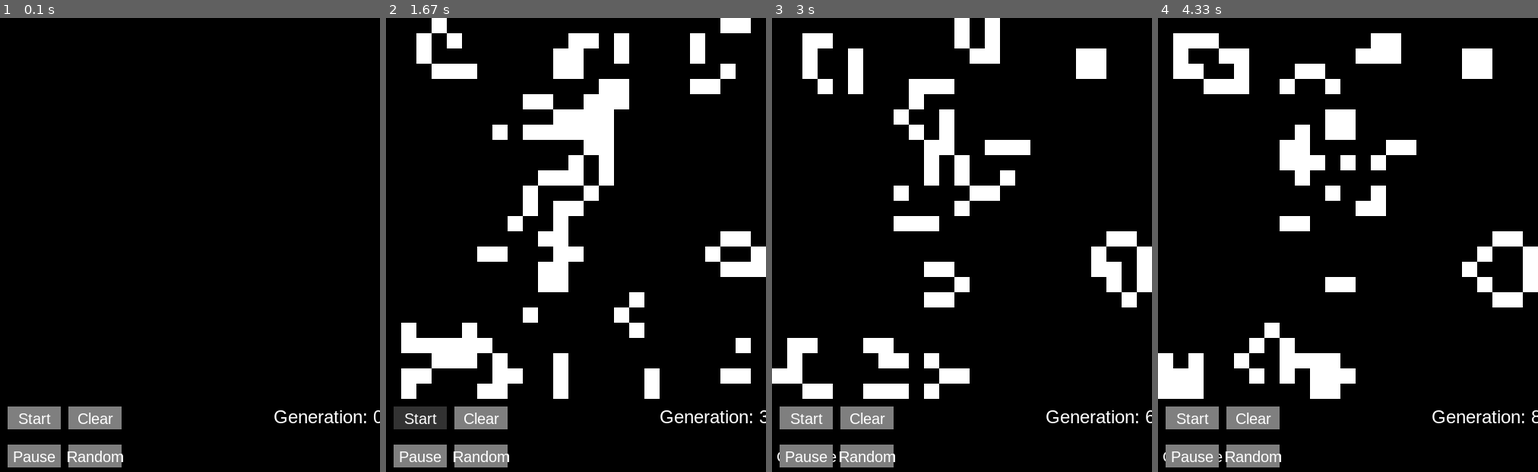
Above: before the commit, frames 1-4 (left to right).
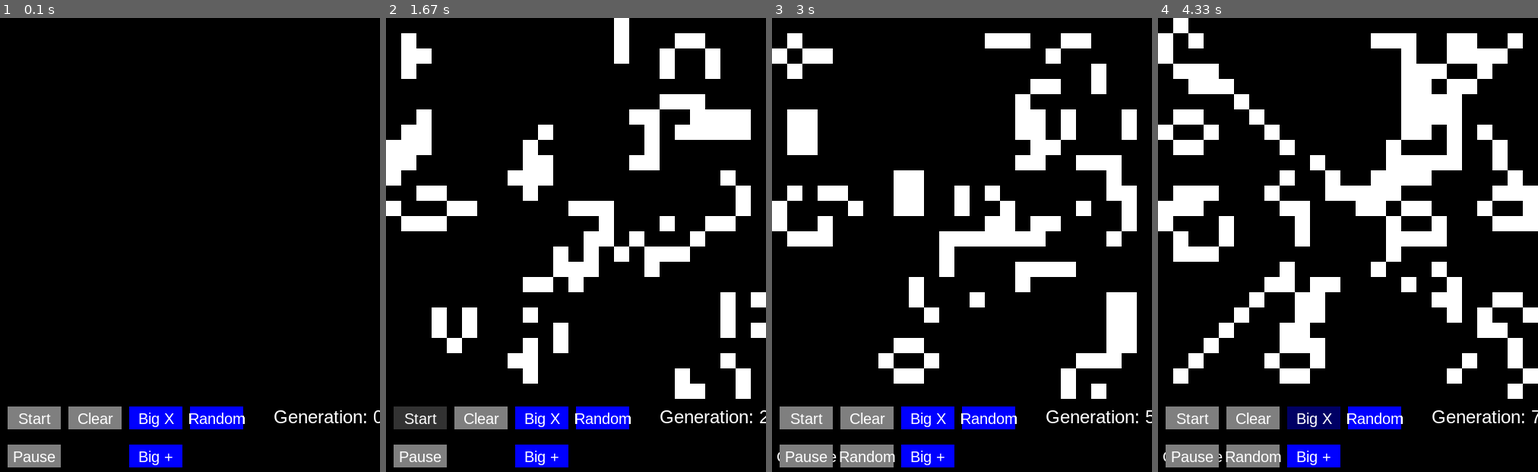
Above: after the commit, the same moments.

Repository: aaronw4/Game-of-Life
Game: pygame game, started from pyGame..py
The game is run twice, just before and just after one commit, with the same random seed, the same clock (stepped at 60 frames per second) and the same inputs.
Inputs (mouse positions are in pixels of both pictures, inside the frame that each line leads up to):
- Up to frame 1 (0.1 s): no input
- Up to frame 2 (1.67 s): click "Random" at 0.38 s; click (484, 249) at 0.72 s; click "Start" at 1.18 s
- Up to frame 3 (3 s): click "Pause" at 1.78 s; move the mouse to (870, 158) at 2.13 s; click (870, 158) at 2.48 s
- Up to frame 4 (4.33 s): click (1313, 417) at 3.42 s, where only the run after the commit has a clickable "Big X"; move the mouse to (1492, 417) at 4 s

The runs differ from the first frame. In frame 1, 2.8% of the frame differs, in the area x 17-65%, y 85-99%; in frame 2, 27%, in the area x 0-100%, y 0-99%; in frame 3, 24%; in frame 4, 27%.

Commit message:
Added presets

Diff:
--- a/pyGame..py
+++ b/pyGame..py
@@ -7,6 +7,8 @@
 alive_color = 255, 255, 255 #white
 dark_gray = 50, 50, 50
 gray = 127, 127, 127
+blue = 0, 0, 255
+navy_blue = 0, 0 , 100
 
 class Game:
     def __init__(self):
@@ -48,16 +50,29 @@
         for columns in range(25):
             for rows in range(25):
                 self.grids[self.grid_active][columns][rows] = 0
+                self.grids[(self.grid_active + 1) % 2][columns][rows] = 0
         self.count = 0
 
-    def random_grid(self, value=None, grid=0):
+    def random_grid(self, value=None):
         for columns in range(25):
             for rows in range(25):
                 if value is None:
                     cells = random.choice([0, 0, 0, 0, 1])
                     #0 = dead, 1 = alive
                     #randomly picks from array. 20% chance of cell being alive
-                self.grids[grid][columns][rows] = cells
+                self.grids[self.grid_active][columns][rows] = cells
+        self.start = True
+
+    def x_grid(self):
+        for num in range(25):
+            self.grids[self.grid_active][num][num] = 1
+            self.grids[self.grid_active][num][24 - num] = 1
+        self.start = True
+
+    def plus_grid(self):
+        for num in range(25):
+            self.grids[self.grid_active][num][12] = 1
+            self.grids[self.grid_active][12][num] = 1
         self.start = True
 
     def button(self, message, x, y, button_width, button_height, inactive_color, active_color, action=None):
@@ -97,7 +112,10 @@
         self.button('Start', 10, 510, 70, 30, gray, dark_gray, self.start_game)
         self.button('Pause', 10, 560, 70, 30, gray, dark_gray)
         self.button('Clear', 90, 510, 70, 30, gray, dark_gray)
-        self.button('Random', 90, 560, 70, 30, gray, dark_gray, self.random_grid)
+
+        self.button('Big X', 170, 510, 70, 30, blue, navy_blue, self.x_grid)
+        self.button('Big +', 170, 560, 70, 30, blue, navy_blue, self.plus_grid)
+        self.button('Random', 250, 510, 70, 30, blue, navy_blue, self.random_grid)
 
         pygame.display.flip()
         #Turns grid of numbers into colors alive_cole is white, dead_color is black
@@ -119,6 +137,10 @@
         self.button('Continue', 10, 560, 70, 30, gray, dark_gray)
         self.button('Clear', 90, 510, 70, 30, gray, dark_gray)
         self.button('Random', 90, 560, 70, 30, gray, dark_gray)
+
+        self.button('Big X', 170, 510, 70, 30, blue, navy_blue)
+        self.button('Big +', 170, 560, 70, 30, blue, navy_blue)
+        self.button('Random', 250, 510, 70, 30, blue, navy_blue)
 
         pygame.display.flip()
 
@@ -215,10 +237,11 @@
             self.events()
             if self.pause:
                 continue
+            self.draw()
+            time.sleep(0.5)
             self.update()
             self.count += 1
-            self.draw()
-            time.sleep(0.5)
+
         #Updates grid, adds to count, displays grid, then waits 0.5 seconds and repeats
 
 if __name__ == '__main__':
